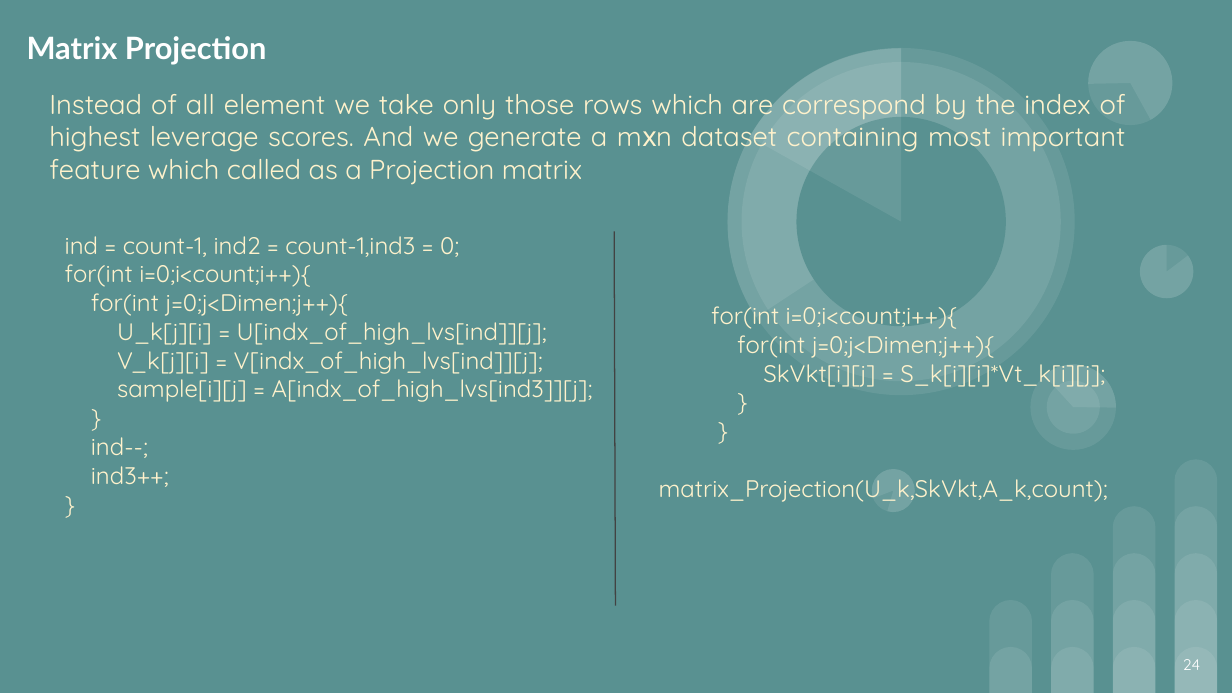
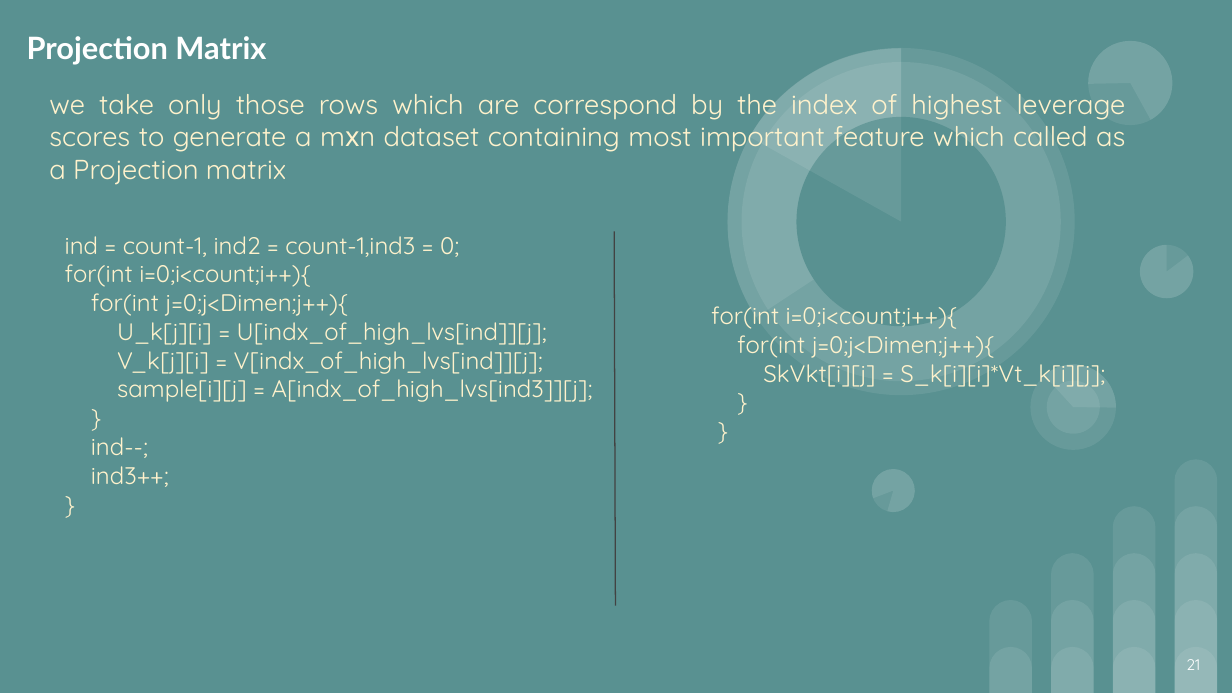
Before and after one commit to Juriez/SPL-1, a slide deck: slide 21 of Final Slide.pptx (slide 24 before the commit). Drawn at 1232x693 pixels with LibreOffice and Linux fonts; fonts in the diff are those of the drawing. Boxes give left, top, right and bottom in pixels: in the first picture for what was removed or moved away, otherwise in the second. Text is boxed around its words. In the diff, an @@ line names an element or a change of style, - is before the commit and + after.

```diff
--- a/Final Slide.pptx
+++ b/Final Slide.pptx
@@ title at [27, 36, 266, 65]: text changed @@
-Matrix Projection
+Projection Matrix
@@ subtitle at [49, 86, 1126, 185]: text changed @@
-Instead of all element we take only those rows which are correspond by the index of highest leverage scores. And we generate a mхn dataset containing most important feature which called as a Projection matrix
+we take only those rows which are correspond by the index of highest leverage scores to generate a mхn dataset containing most important feature which called as a Projection matrix
@@ text at [659, 479, 1108, 502]: paragraph removed @@
-matrix_Projection(U_k,SkVkt,A_k,count);
@@ page number at [1186, 659, 1200, 670]: text changed @@
-24
+21
```
Also in this commit, not shown: 12 other slides changed, 1 slide added, 4 slides removed.
